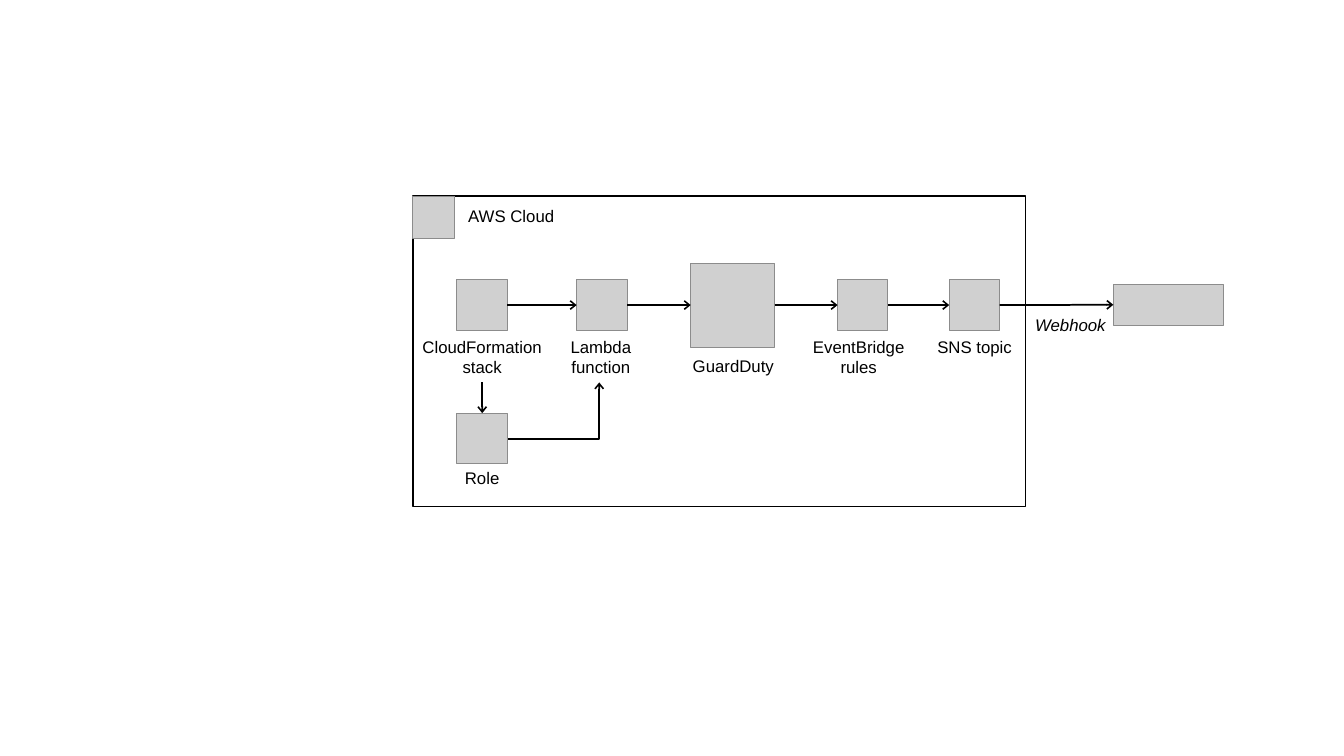
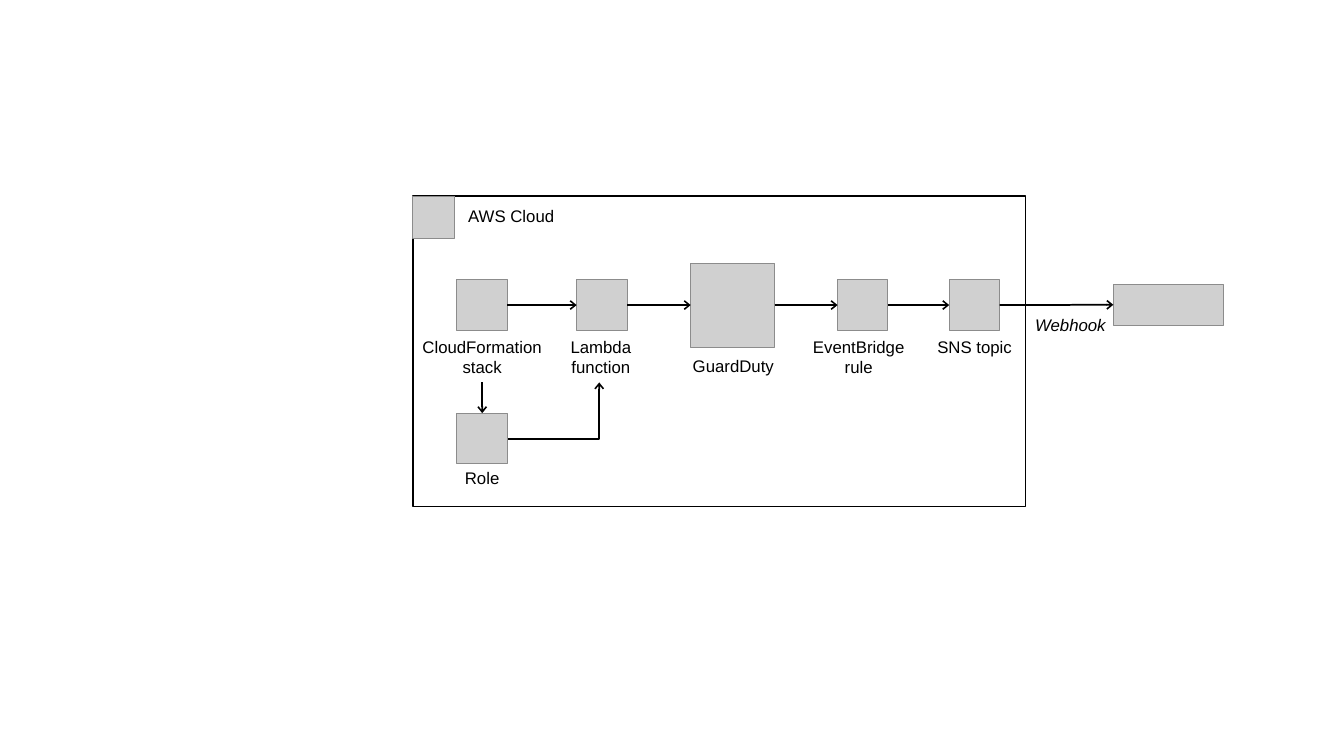
Before and after one commit to aws-ia/cloudformation-tines-guardduty, a slide deck: slide 1 of docs/deployment_guide/images/Tines Workflow Diagram.pptx. Drawn at 1344x756 pixels with LibreOffice and Linux fonts; fonts in the diff are those of the drawing; grey boxes stand for pictures. Boxes give left, top, right and bottom in pixels: in the first picture for what was removed or moved away, otherwise in the second. Text is boxed around its words. In the diff, an @@ line names an element or a change of style, - is before the commit and + after.

Commit message:
Updated diagram ("rules" > "rule")

```diff
--- a/docs/deployment_guide/images/Tines Workflow Diagram.pptx
+++ b/docs/deployment_guide/images/Tines Workflow Diagram.pptx
@@ text at (813,341,904,373): text changed @@
-EventBridge rules
+EventBridge rule
```
Also in this commit, not shown: 1 other file.
